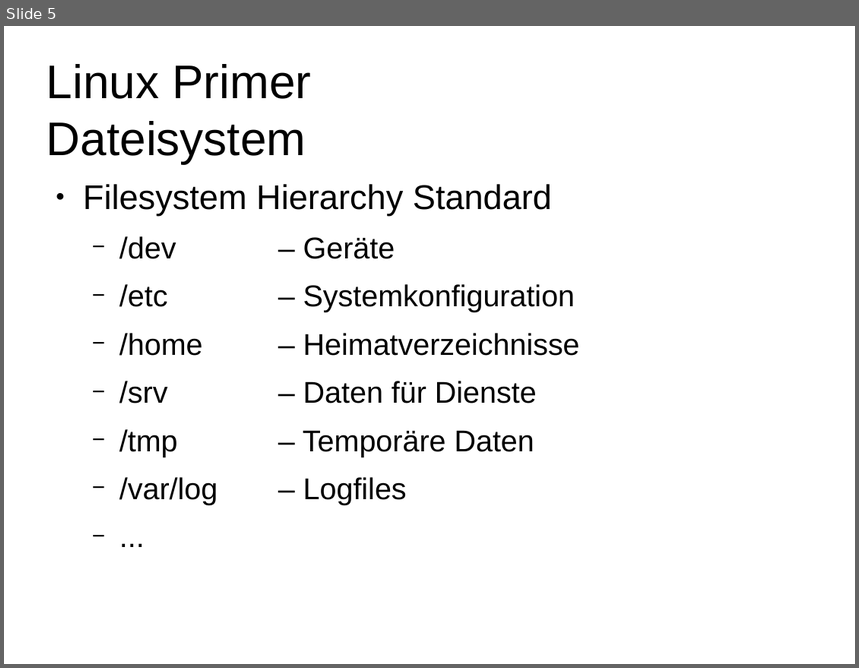
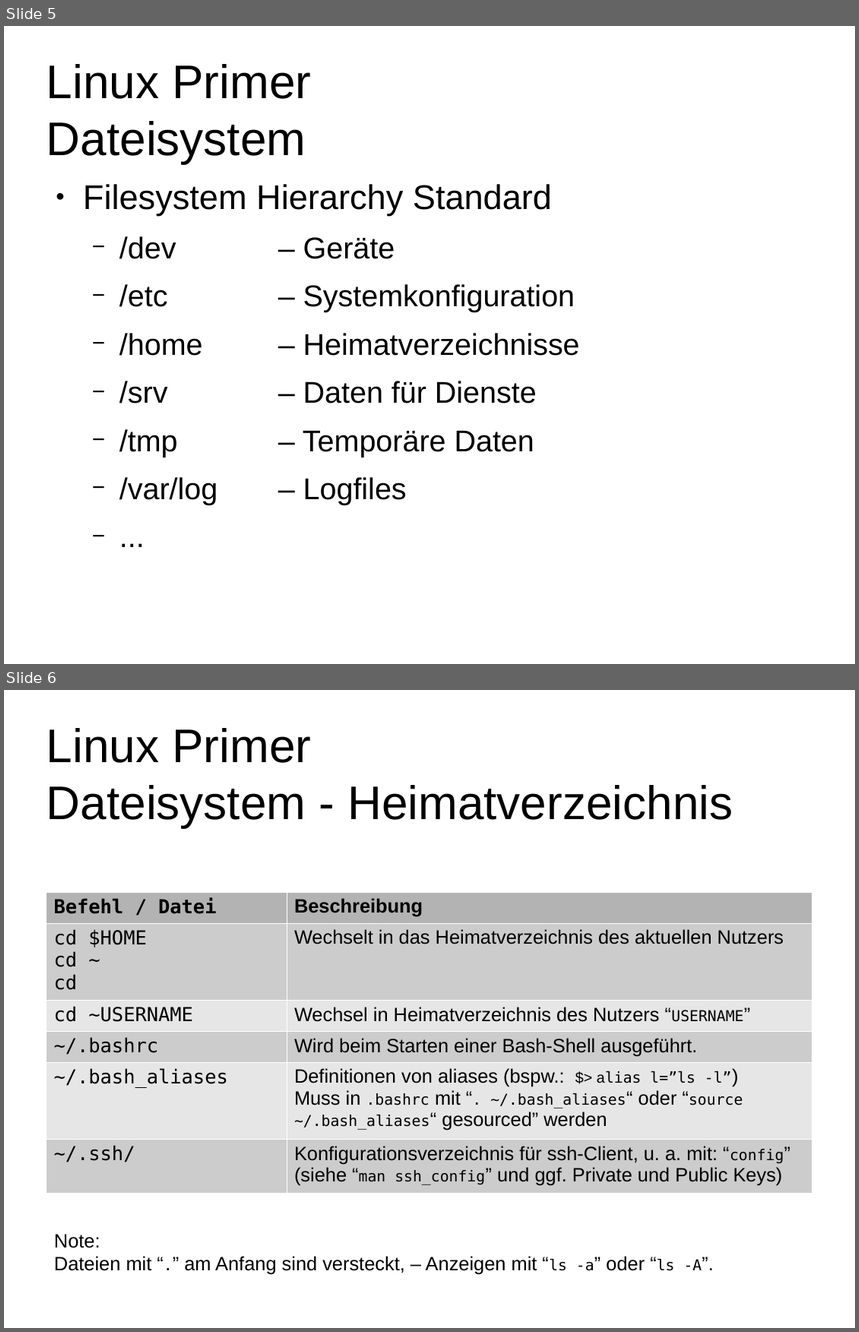
Before and after one commit to t-hofmann/digitale-medien-ws2018, a slide deck: Webtechnologien.odp. Shown one above the other, each under a label of ours: slide 5 before the commit, slides 5 and 6 after it. The pictures are 859x668 and 859x1332 pixels, drawn with LibreOffice and Linux fonts; fonts in the diff are those of the drawing; background and template pictures are left out. Boxes give left, top, right and bottom in pixels: in the first picture for what was removed or moved away, otherwise in the second. Text is boxed around its words. In the diff, an @@ line names an element or a change of style, - is before the commit and + after.

Commit message:
update to slides: Linux-Homedir-Hints; Scripting

```diff
--- a/Webtechnologien.odp
+++ b/Webtechnologien.odp
@@ slide 6 added at box(4, 690, 855, 1328), background #FFFFFF @@
@@ title added at box(47, 728, 733, 828), 44 pt, text #000000 @@
+Linux Primer
+Dateisystem - Heimatverzeichnis
@@ table added at box(47, 892, 813, 1189), 6 rows, 2 columns @@
+Befehl / Datei | Beschreibung
+cd $HOME / cd ~ / cd | Wechselt in das Heimatverzeichnis des aktuellen Nutzers
+cd ~USERNAME | Wechsel in Heimatverzeichnis des Nutzers “USERNAME”
+~/.bashrc | Wird beim Starten einer Bash-Shell ausgeführt.
+~/.bash_aliases | Definitionen von aliases (bspw.: $> alias l=”ls -l”) / Muss in .bashrc mit “. ~/.bash_aliases“ oder “source ~/.bash_aliases“ gesourced” werden
+~/.ssh/ | Konfigurationsverzeichnis für ssh-Client, u. a. mit: “config” (siehe “man ssh_config” und ggf. Private und Public Keys)
@@ text added at box(54, 1234, 702, 1275), 18 pt, text #000000 @@
+Note:
+Dateien mit “.” am Anfang sind versteckt, – Anzeigen mit “ls -a” oder “ls -A”.
```
Also in this commit, not shown: 1 other slide added, 1 other file.
